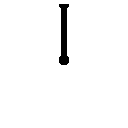
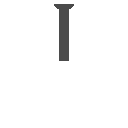
Revision of a layered 128px x 128px image; what changed, layer by layer:
renamed "Canon Raster copy" to "Cannon Base", hid it, painted on it over [59, 50, 69, 65]
painted on "Canon Raster" over [54, 4, 74, 61]
